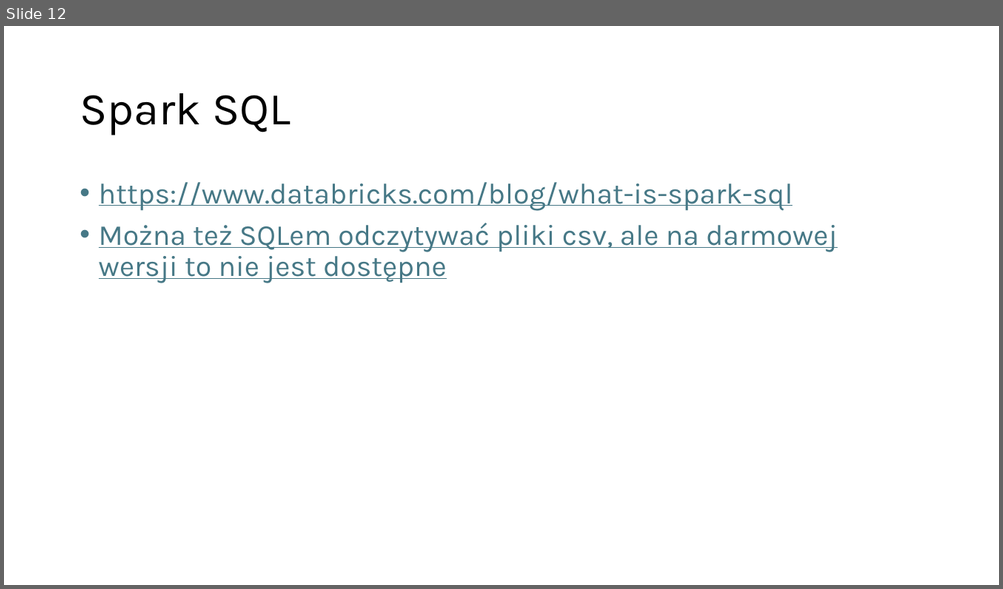
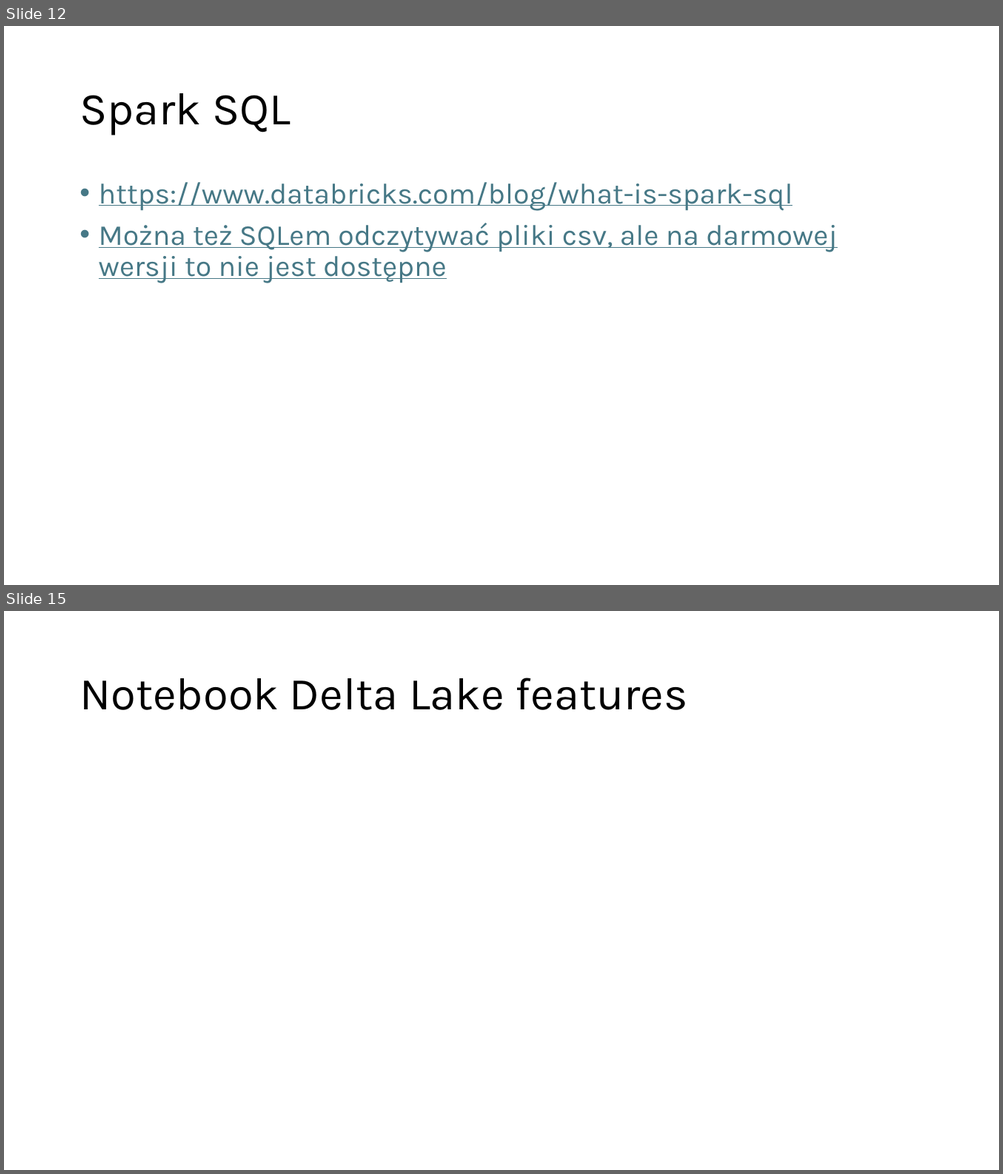
Before and after one commit to Bartekfiolek/Platforma-Databricks, a slide deck: Platforma Databricks.pptx. Shown one above the other, each under a label of ours: slide 12 before the commit, slides 12 and 15 after it; the slides between them are not shown. The pictures are 1003x589 and 1003x1174 pixels, drawn with LibreOffice and Linux fonts; fonts in the diff are those of the drawing. Boxes give left, top, right and bottom in pixels: in the first picture for what was removed or moved away, otherwise in the second. Text is boxed around its words. In the diff, an @@ line names an element or a change of style, - is before the commit and + after.

```diff
--- a/Platforma Databricks.pptx
+++ b/Platforma Databricks.pptx
@@ slide 15 added at box(4, 611, 999, 1170), background #FFFFFF @@
@@ title added at box(79, 678, 688, 710), 44 pt, text #000000 @@
+Notebook Delta Lake features
```
Also in this commit, not shown: 8 other slides added, 1 slide removed.
